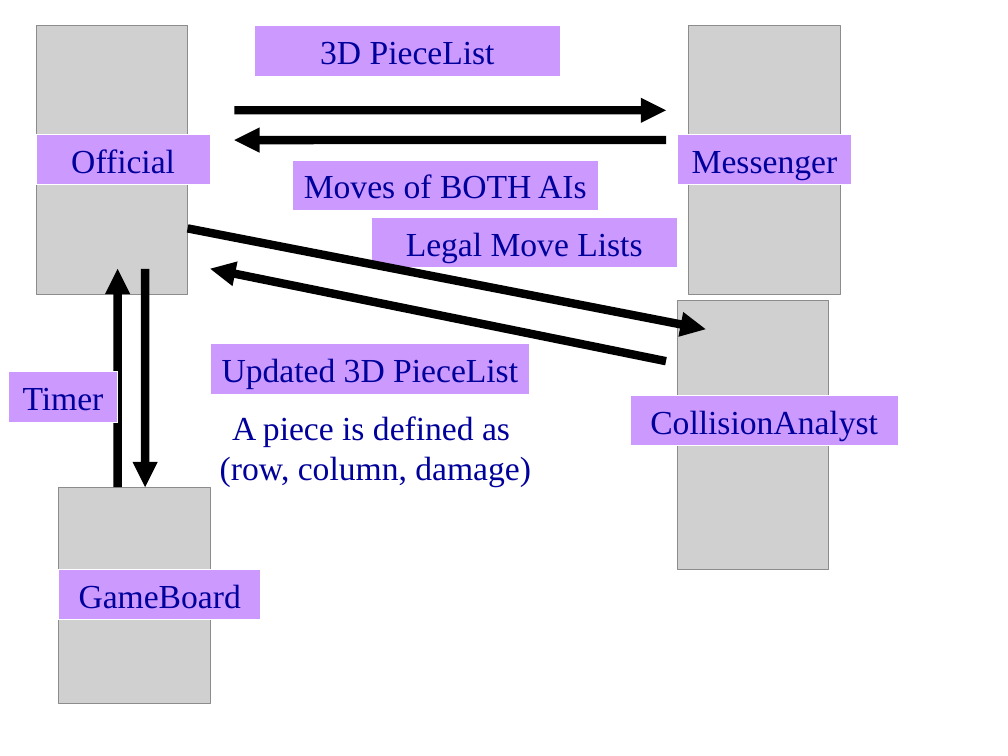
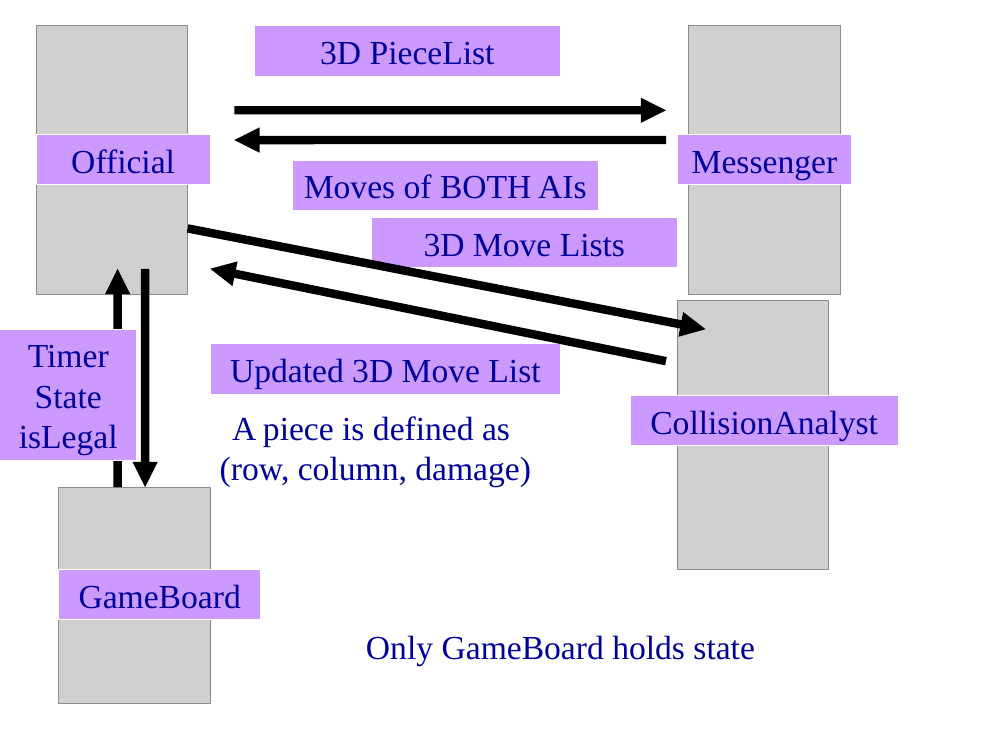
Before and after one commit to vipulkohli/JHalma, a slide deck: slide 4 of JHalmaPres.ppt. Drawn at 1008x756 pixels with LibreOffice and Linux fonts; fonts in the diff are those of the drawing; grey boxes stand for pictures. Boxes give left, top, right and bottom in pixels: in the first picture for what was removed or moved away, otherwise in the second. Text is boxed around its words. In the diff, an @@ line names an element or a change of style, - is before the commit and + after.

Commit message:
1 piece at a time & other changes

```diff
--- a/JHalmaPres.ppt
+++ b/JHalmaPres.ppt
@@ text in rectangle at box(424, 233, 625, 257): text changed @@
-Legal Move Lists
+3D Move Lists
@@ rectangle "Timer State isLegal": place and size @@
-rectangle "Timer State isLegal" at box(8, 372, 117, 422)
+rectangle "Timer State isLegal" at box(0, 330, 137, 461)
@@ text in rectangle at box(19, 344, 118, 455): text changed @@
-Timer
+Timer
+State
+isLegal
@@ rectangle "Updated 3D Move List": place and size @@
-rectangle "Updated 3D Move List" at box(211, 344, 530, 394)
+rectangle "Updated 3D Move List" at box(211, 344, 560, 394)
@@ text in rectangle at box(230, 358, 540, 389): text changed @@
-Updated 3D PieceList
+Updated 3D Move List
@@ text added at box(366, 635, 754, 665), 24 pt, text #00009A @@
+Only GameBoard holds state
```
